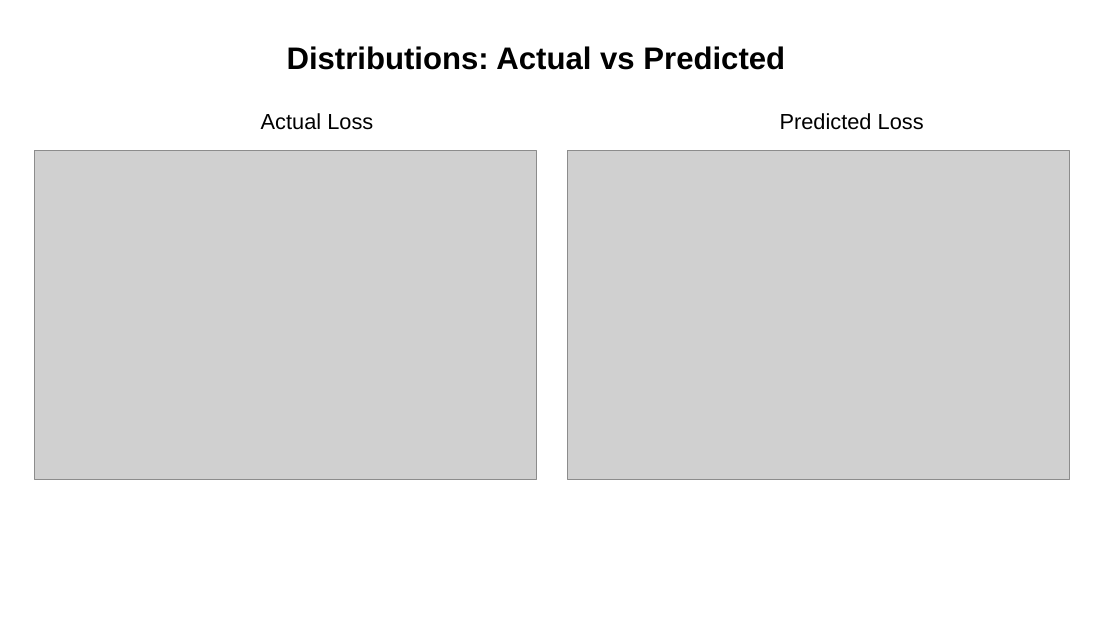
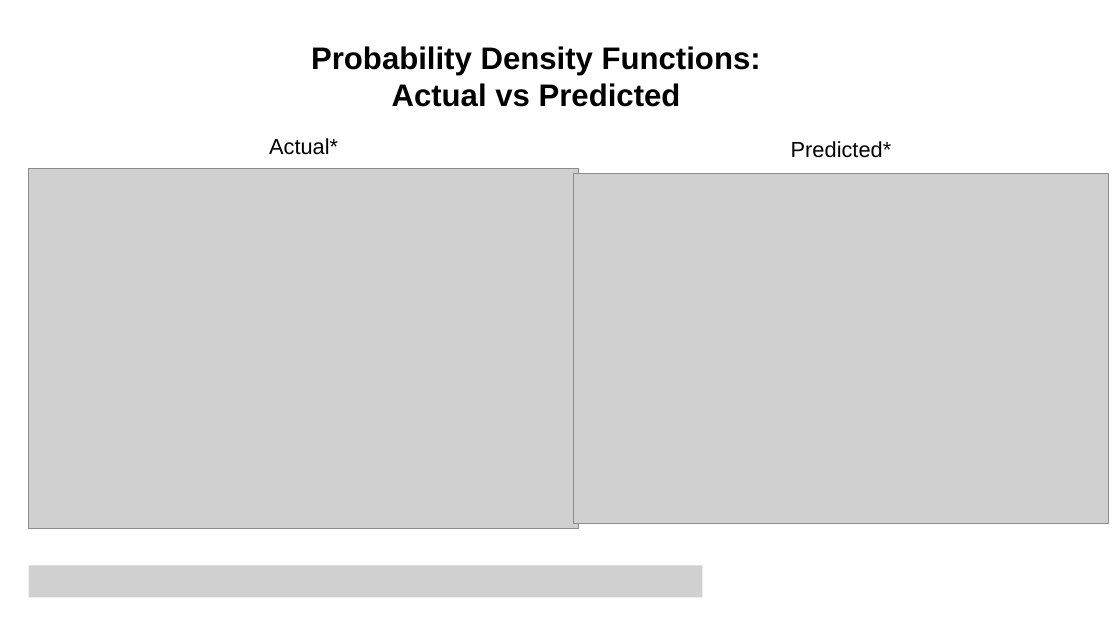
Before and after one commit to mdominguez2010/Loan-Loss, a slide deck: slide 13 of presentation/presentation_final_draft.pptx. Drawn at 1120x630 pixels with LibreOffice and Linux fonts; fonts in the diff are those of the drawing; grey boxes stand for pictures. Boxes give left, top, right and bottom in pixels: in the first picture for what was removed or moved away, otherwise in the second. Text is boxed around its words. In the diff, an @@ line names an element or a change of style, - is before the commit and + after.

Commit message:
presentation

```diff
--- a/presentation/presentation_final_draft.pptx
+++ b/presentation/presentation_final_draft.pptx
@@ text at box(311, 46, 761, 107): text changed @@
-Distributions: Actual vs Predicted
+Probability Density Functions: Actual vs Predicted
@@ text at box(269, 138, 338, 155): text changed @@
-Actual Loss
+Actual*
@@ text at box(791, 141, 892, 158): text changed @@
-Predicted Loss
+Predicted*
@@ picture: place and size @@
-picture at box(35, 151, 536, 479)
+picture at box(29, 168, 579, 528)
@@ picture: place and size @@
-picture at box(567, 151, 1068, 479)
+picture at box(573, 174, 1109, 524)
@@ picture added at box(29, 566, 703, 598) @@
```
Also in this commit, not shown: 2 other slides changed, 3 slides added, 2 slides removed, 1 other file.
